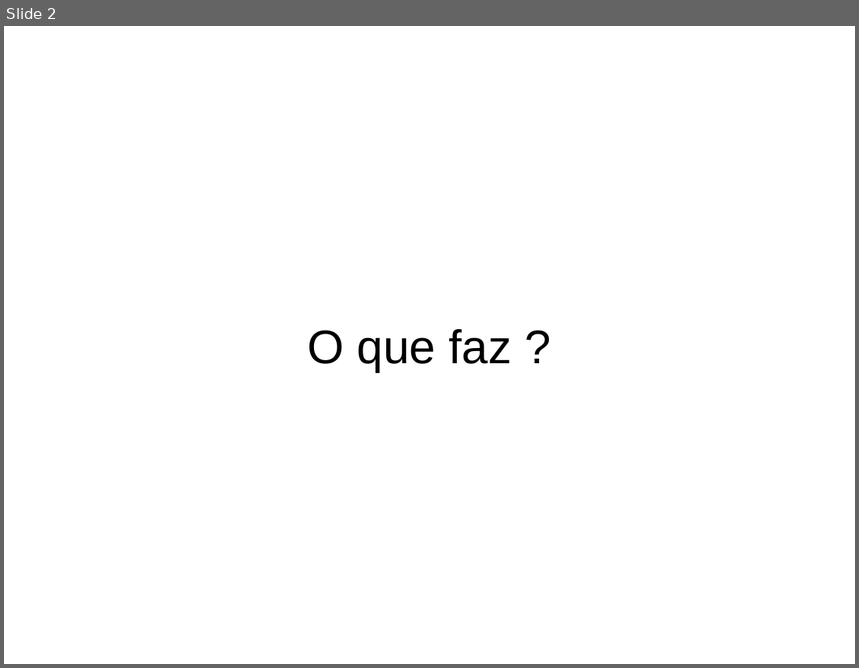
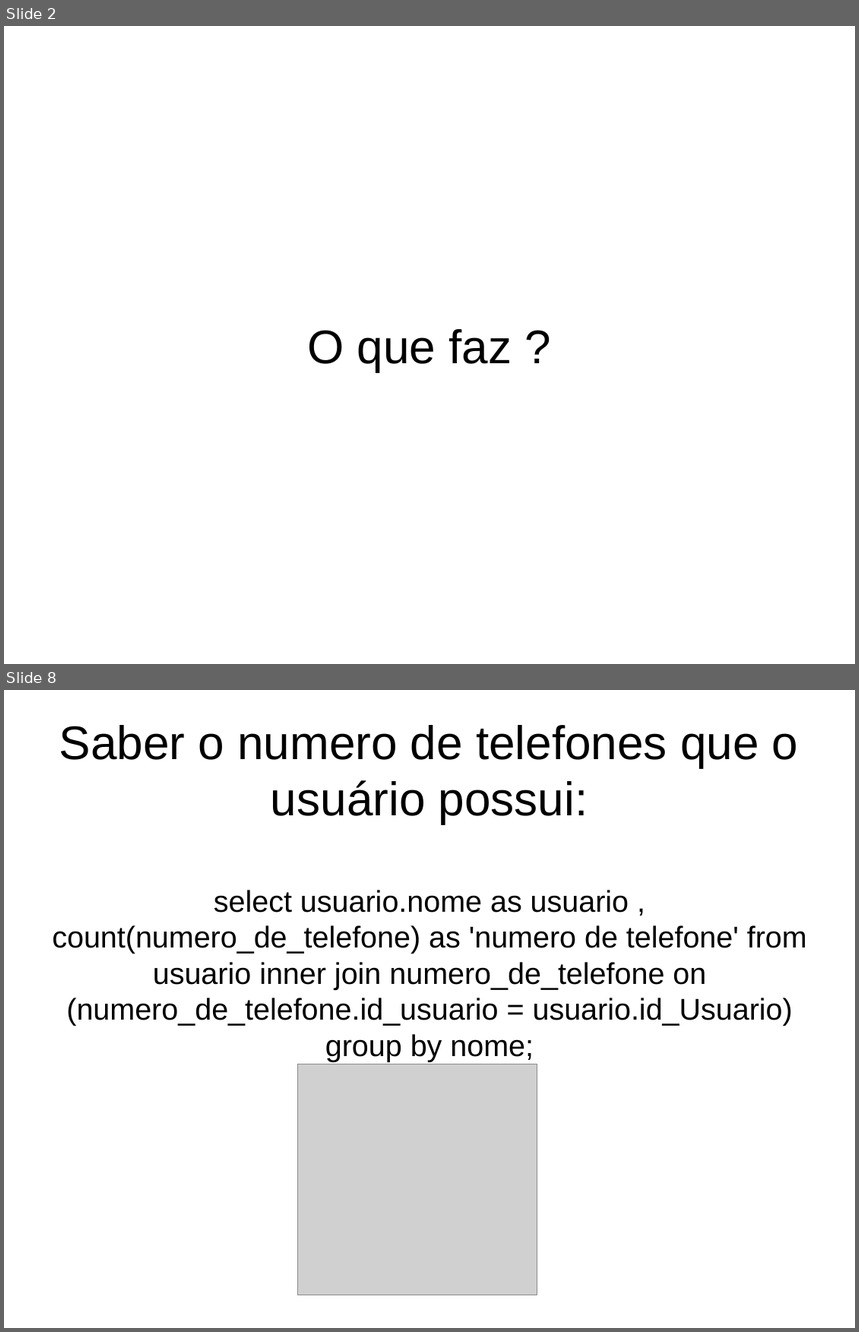
Before and after one commit to WagnerLucio123/Trabalho01, a slide deck: Trabalho de Banco de dados.odp. Shown one above the other, each under a label of ours: slide 2 before the commit, slides 2 and 8 after it; the slides between them are not shown. The pictures are 859x668 and 859x1332 pixels, drawn with LibreOffice and Linux fonts; fonts in the diff are those of the drawing; grey boxes stand for pictures; background and template pictures are left out. Boxes give left, top, right and bottom in pixels: in the first picture for what was removed or moved away, otherwise in the second. Text is boxed around its words. In the diff, an @@ line names an element or a change of style, - is before the commit and + after.

```diff
--- a/Trabalho de Banco de dados.odp
+++ b/Trabalho de Banco de dados.odp
@@ slide 8 added at [4,690,855,1328], background #FFFFFF @@
@@ title added at [52,725,807,1062], 28 pt, text #000000 @@
+Saber o numero de telefones que o usuário possui:
+select usuario.nome as usuario , count(numero_de_telefone) as 'numero de telefone' from usuario inner join numero_de_telefone on (numero_de_telefone.id_usuario = usuario.id_Usuario) group by nome;
@@ picture added at [297,1065,537,1296] @@
```
Also in this commit, not shown: 1 slide changed, 7 other slides added.
